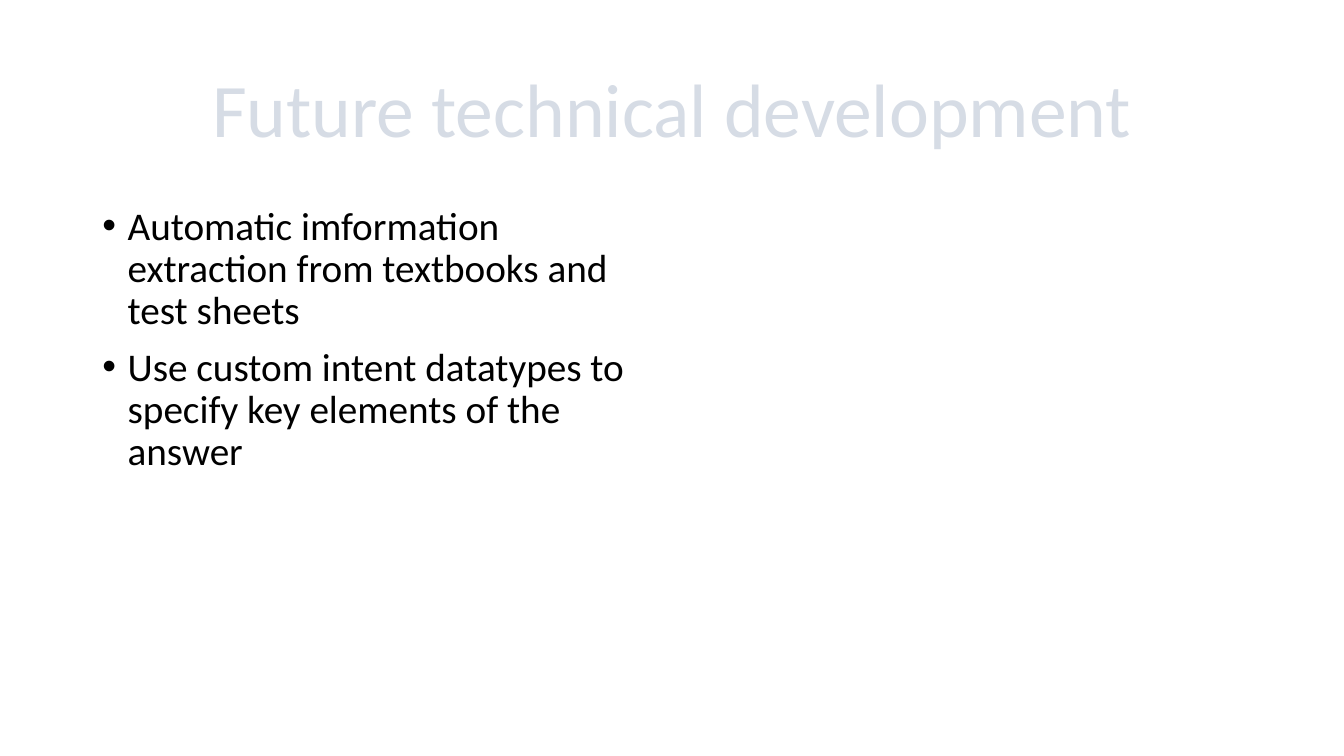
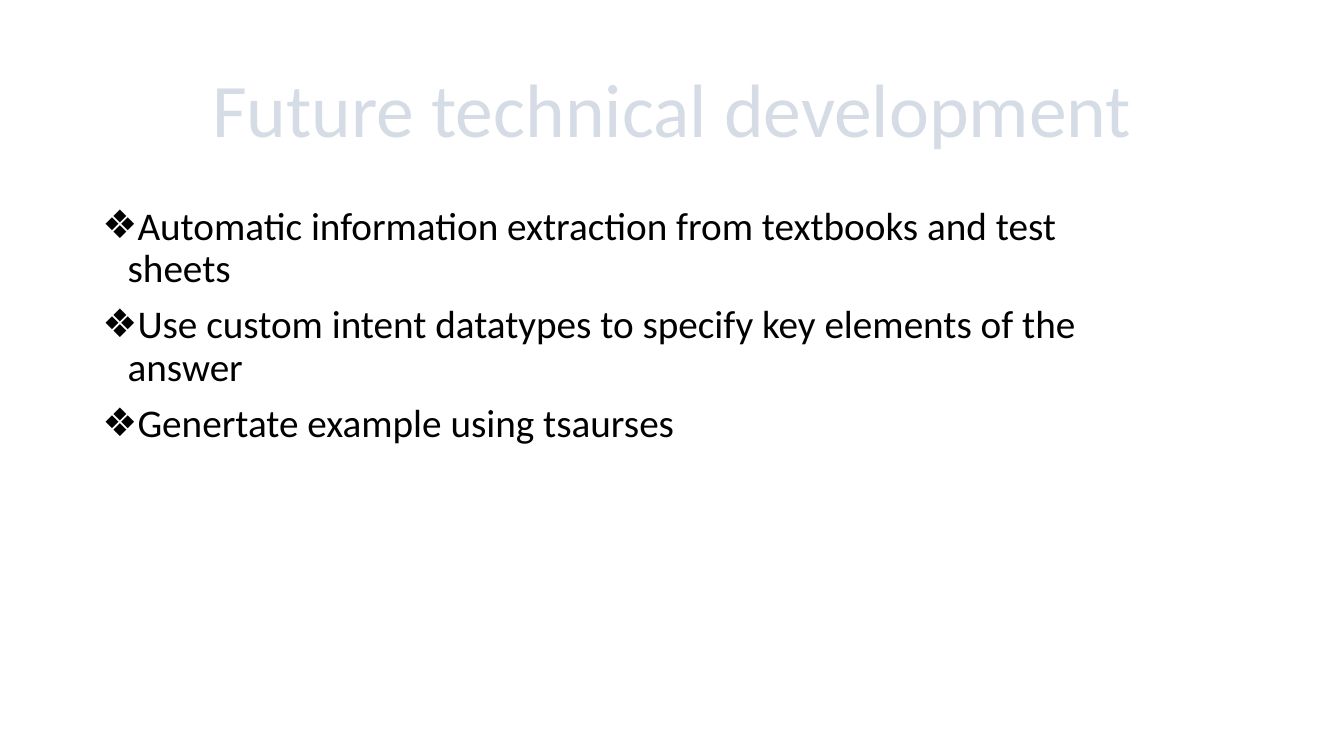
Before and after one commit to Superanjali/flaskQnAndForm, a slide deck: slide 7 of Sciencer.pptx. Drawn at 1344x756 pixels with LibreOffice and Linux fonts; fonts in the diff are those of the drawing. Boxes give left, top, right and bottom in pixels: in the first picture for what was removed or moved away, otherwise in the second. Text is boxed around its words. In the diff, an @@ line names an element or a change of style, - is before the commit and + after.

```diff
--- a/Sciencer.pptx
+++ b/Sciencer.pptx
@@ text at <box>128,212,1056,283</box>: text changed @@
-• Automatic imformation extraction from textbooks and test sheets
+❖ Automatic information extraction from textbooks and test sheets
@@ text at <box>128,310,1075,382</box>: bullet • to ❖ @@
@@ text at <box>138,409,674,444</box>: paragraph added @@
+❖ Genertate example using tsaurses
```
Also in this commit, not shown: 5 other slides changed.
